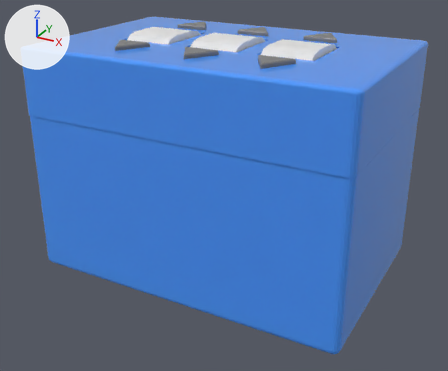
One commit to the FBX model LeaveRoom/Assets/Models/Kuma/Fbx/box3.fbx: the scene before it, then after it.
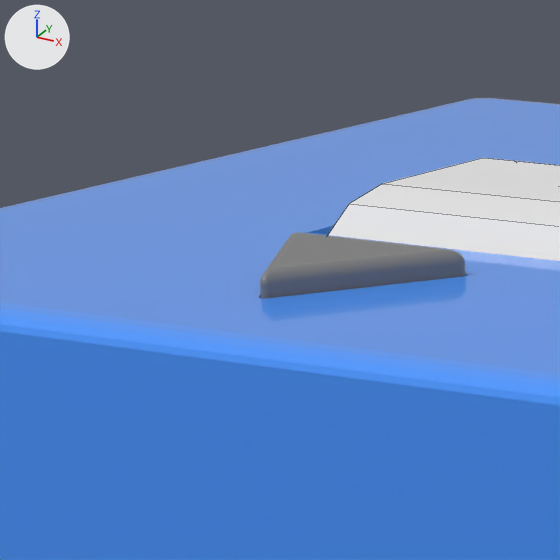
There are two pictures of each version: one whole from a 50 mm camera at (3.422, -6.328, 3.173) aimed at (0.028, -0.158, 0.088), one close up on the part from 16% to 37% of the width and 0% to 26% of the height. Lighting does not change. The marker at upper left points along +X, +Y and +Z. The close-ups show mesh edges as thin lines. Where no turn or scale is listed for an object, it has been applied to the vertices.
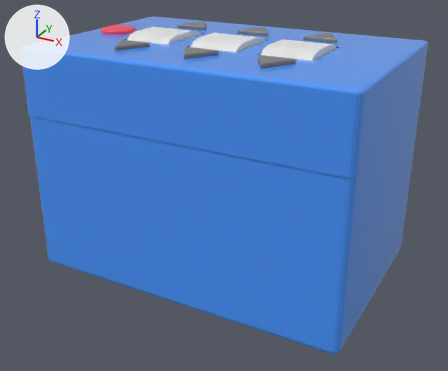
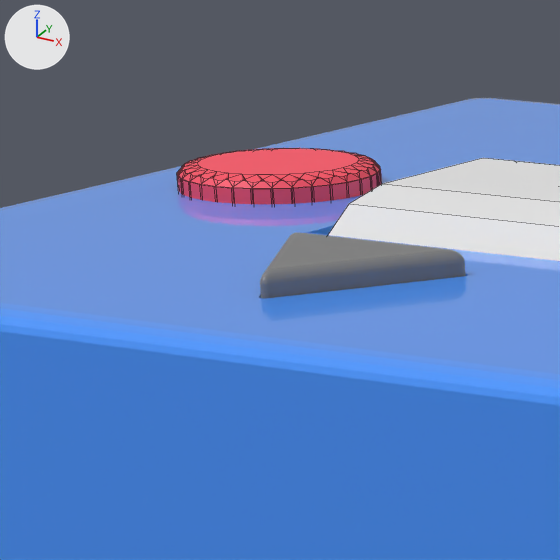
Patch to the scene script:
```diff
--- a/LeaveRoom/Assets/Models/Kuma/Fbx/box3.fbx.py
+++ b/LeaveRoom/Assets/Models/Kuma/Fbx/box3.fbx.py
@@ mat_material_003 @@
+mat_material_003 = principled_material('Material.003')
+mat_material_003.base_color = (1.0, 0.081, 0.127)  # red #ff5064
+mat_material_003.metallic = 0.034
+mat_material_003.roughness = 0.563
@@ me_cylinder @@
+me_cylinder.from_pydata(...)  # 448 vertices, 418 faces; spans x -0.217..0.217, y -0.217..0.217, z -0.1..0.1
+me_cylinder.materials.append(mat_material_003)  # red #ff5064
@@ ob_cylinder_002 @@
+ob_cylinder_002 = bpy.data.objects.new('Cylinder.002', me_cylinder)
+ob_cylinder_002.location = (-1.575, 0.0, 1.756)
```

Changed parts and their boxes (x1, y1, x2, y2) in the close-ups (560 x 560 px):
'Cylinder.002', added (red): after (177, 148, 382, 204)
